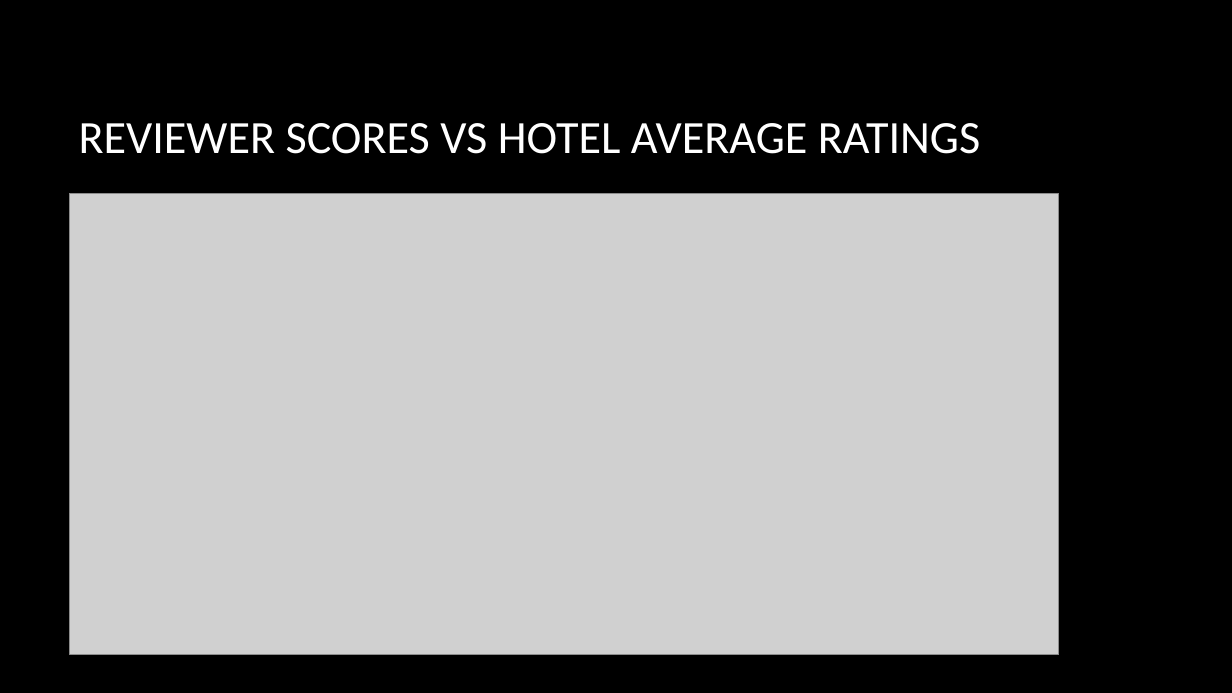
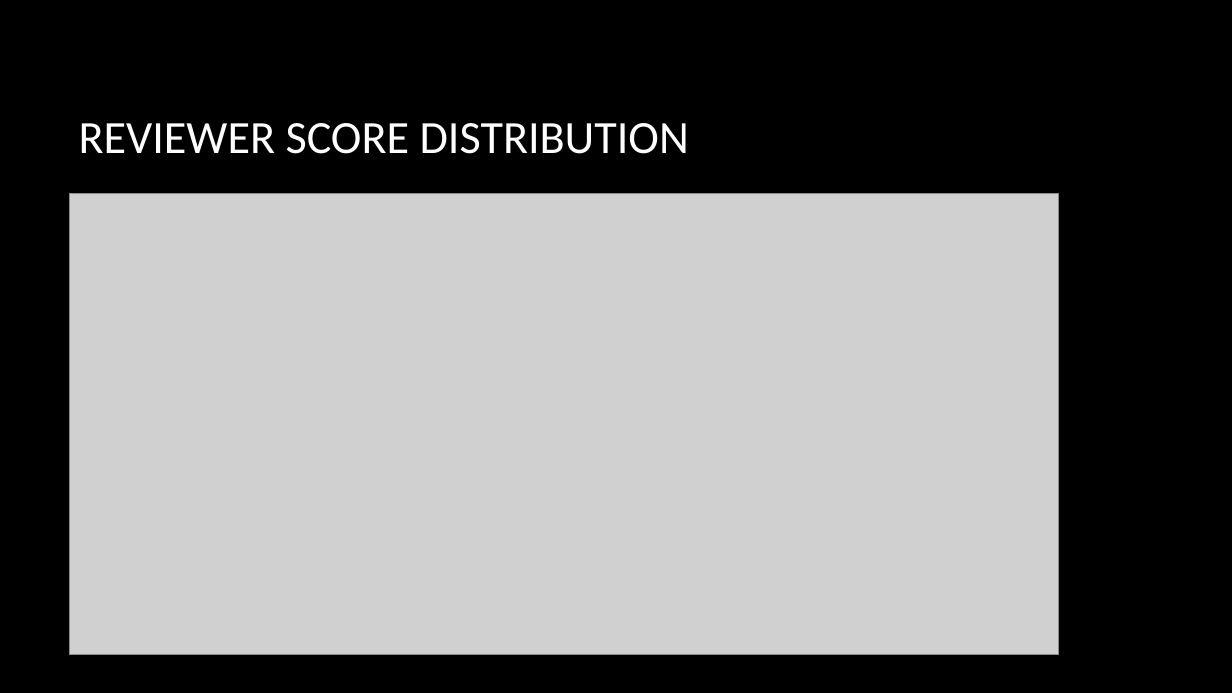
Before and after one commit to bumblebeetron/WS17DataMiningHotelReview, a slide deck: slide 3 of DataMining3Deniz.pptx. Drawn at 1232x693 pixels with LibreOffice and Linux fonts; fonts in the diff are those of the drawing; grey boxes stand for pictures; background and template pictures are left out. Boxes give left, top, right and bottom in pixels: in the first picture for what was removed or moved away, otherwise in the second. Text is boxed around its words. In the diff, an @@ line names an element or a change of style, - is before the commit and + after.

```diff
--- a/DataMining3Deniz.pptx
+++ b/DataMining3Deniz.pptx
@@ title at [79,123,689,154]: text changed @@
-REVIEWER SCORES VS HOTEL AVERAGE RATINGS
+REVIEWER SCORE DISTRIBUTION
```
Also in this commit, not shown: 2 other slides changed, 2 slides added, 1 slide removed.
